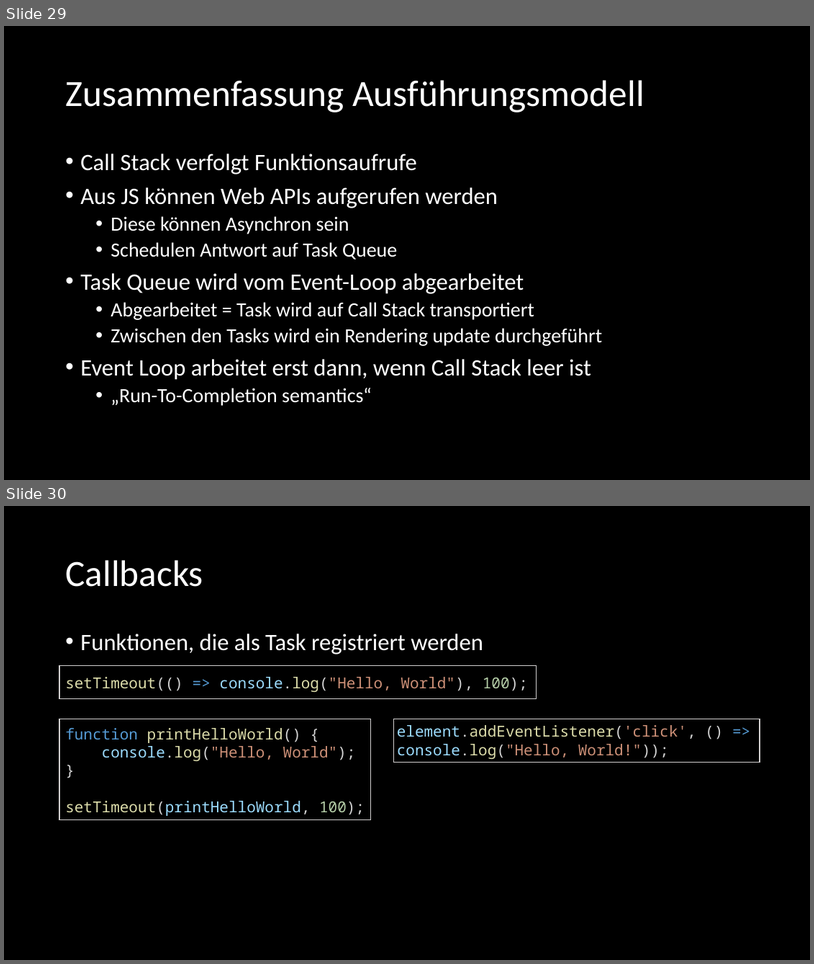
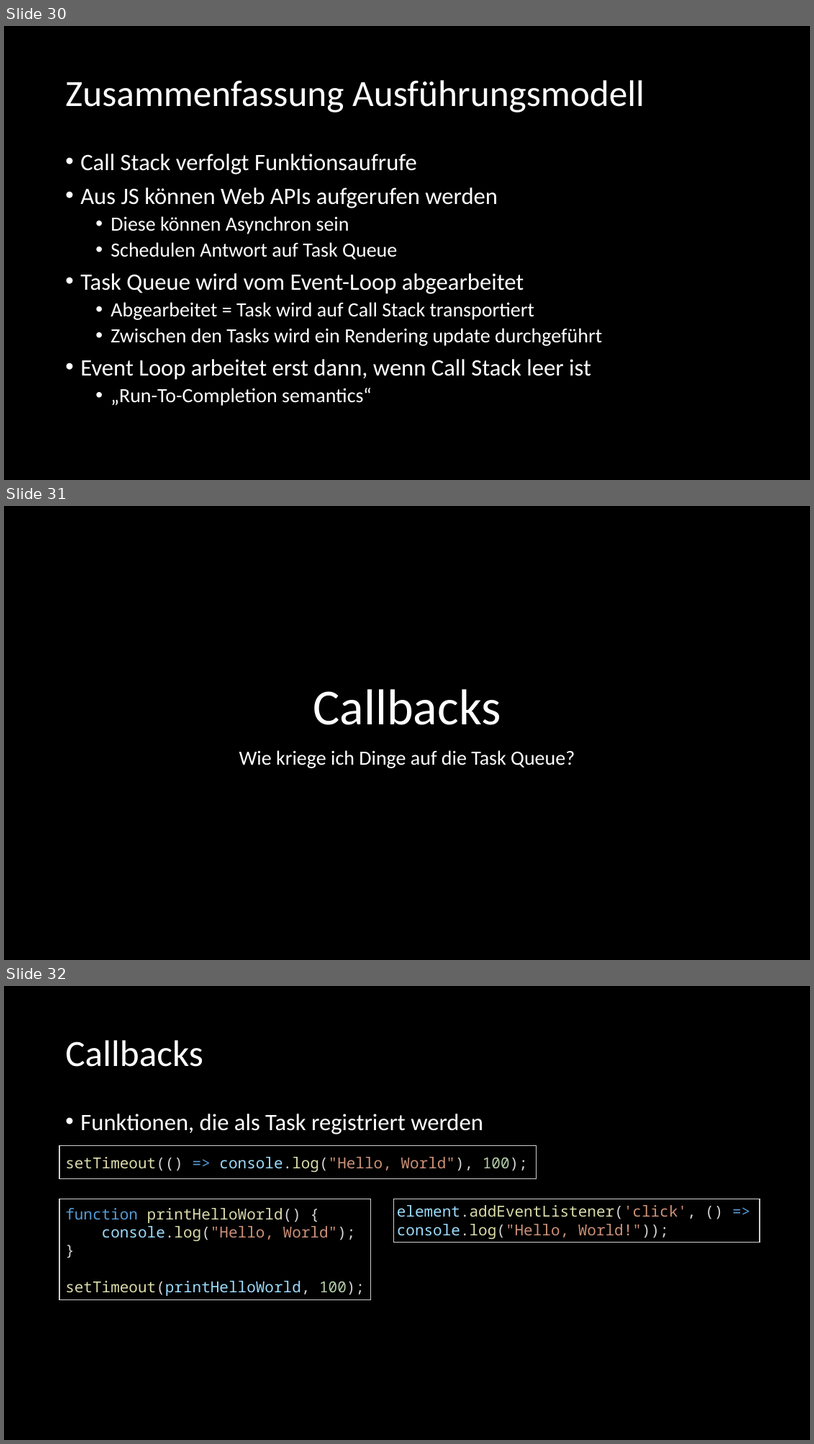
Before and after one commit to twobiers/webtech-workshop-js-async, a slide deck: slides/Presentation.pptx. Shown one above the other, each under a label of ours: slides 29 and 30 before the commit, slides 30, 31 and 32 after it. The pictures are 814x964 and 814x1444 pixels, drawn with LibreOffice and Linux fonts; fonts in the diff are those of the drawing. Boxes give left, top, right and bottom in pixels: in the first picture for what was removed or moved away, otherwise in the second. Text is boxed around its words. In the diff, an @@ line names an element or a change of style, - is before the commit and + after.

```diff
--- a/slides/Presentation.pptx
+++ b/slides/Presentation.pptx
@@ slide 31 added at bbox=[4, 506, 810, 960], background #000000 @@
@@ title added at bbox=[313, 689, 501, 725], 60 pt, text #FFFFFF @@
+Callbacks
@@ subtitle added at bbox=[239, 750, 575, 768], 24 pt, text #FFFFFF @@
+Wie kriege ich Dinge auf die Task Queue?
@@ what was slide 29 is now slide 30 @@
@@ what was slide 30 is now slide 32 @@
```
Also in this commit, not shown: 2 slides changed, 1 other slide added.
